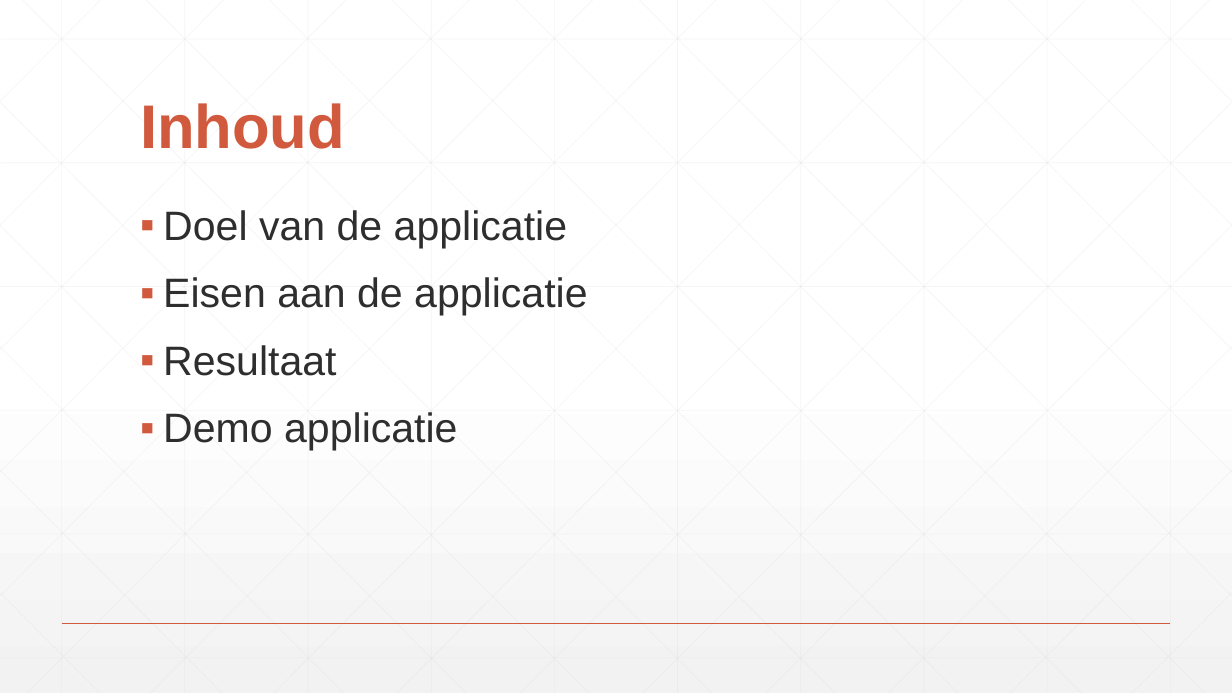
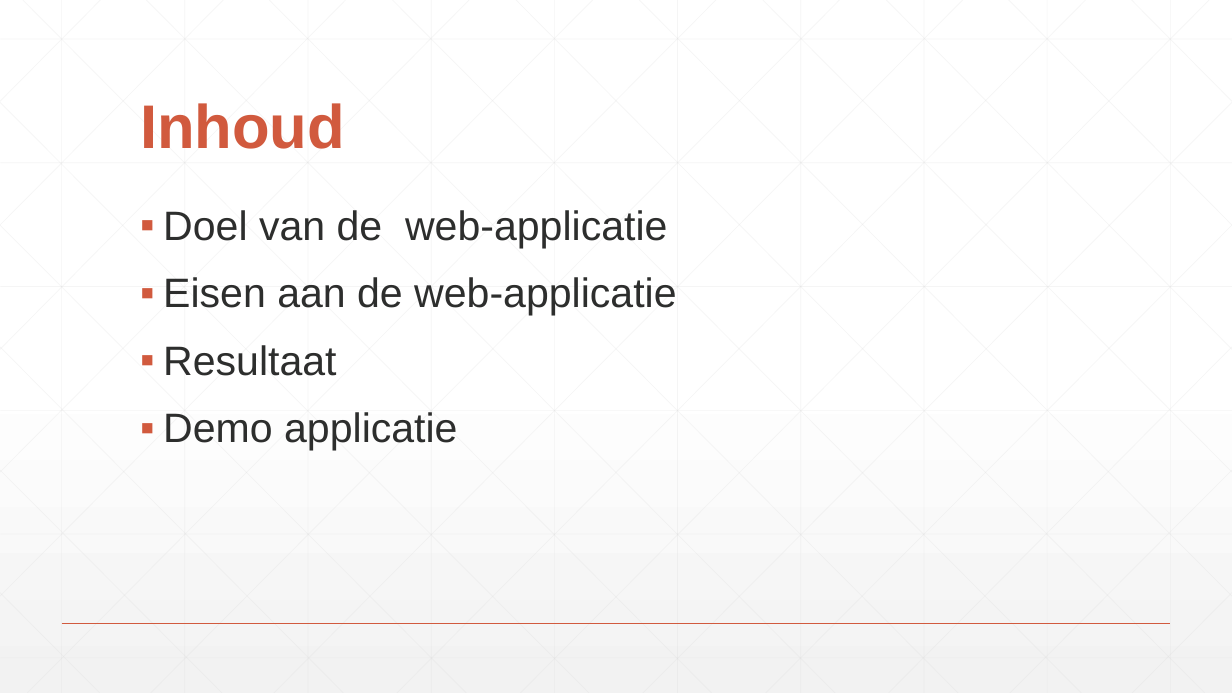
Before and after one commit to Fifa2/project_fifa, a slide deck: slide 2 of documentatie/c#presentatie.pptx. Drawn at 1232x693 pixels with LibreOffice and Linux fonts; fonts in the diff are those of the drawing. Boxes give left, top, right and bottom in pixels: in the first picture for what was removed or moved away, otherwise in the second. Text is boxed around its words. In the diff, an @@ line names an element or a change of style, - is before the commit and + after.

```diff
--- a/documentatie/c#presentatie.pptx
+++ b/documentatie/c#presentatie.pptx
@@ text at (x1=163, y1=210, x2=676, y2=316): text changed @@
-▪ Doel van de applicatie
-▪ Eisen aan de applicatie
+▪ Doel van de web-applicatie
+▪ Eisen aan de web-applicatie
```
Also in this commit, not shown: 3 other slides changed, 2 other files.
